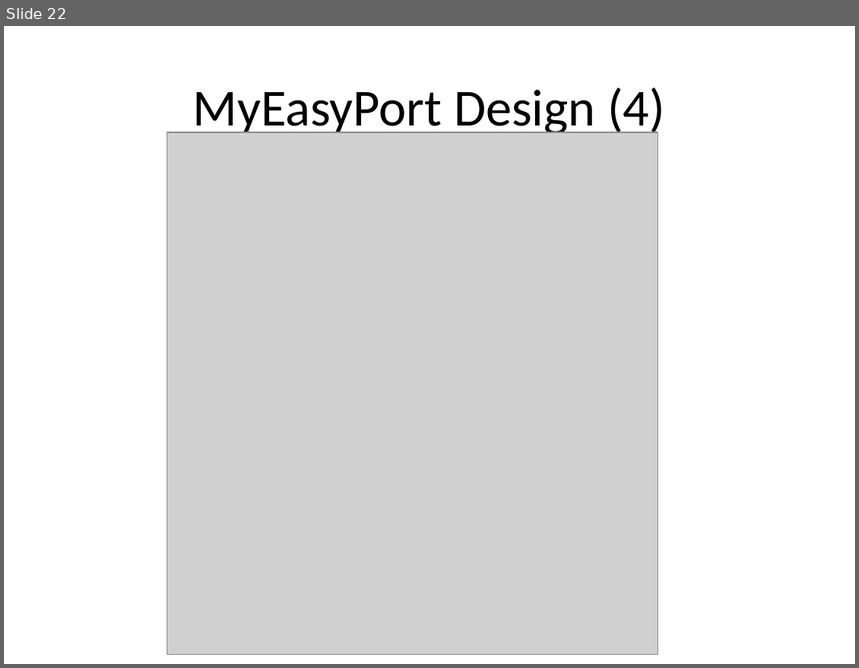
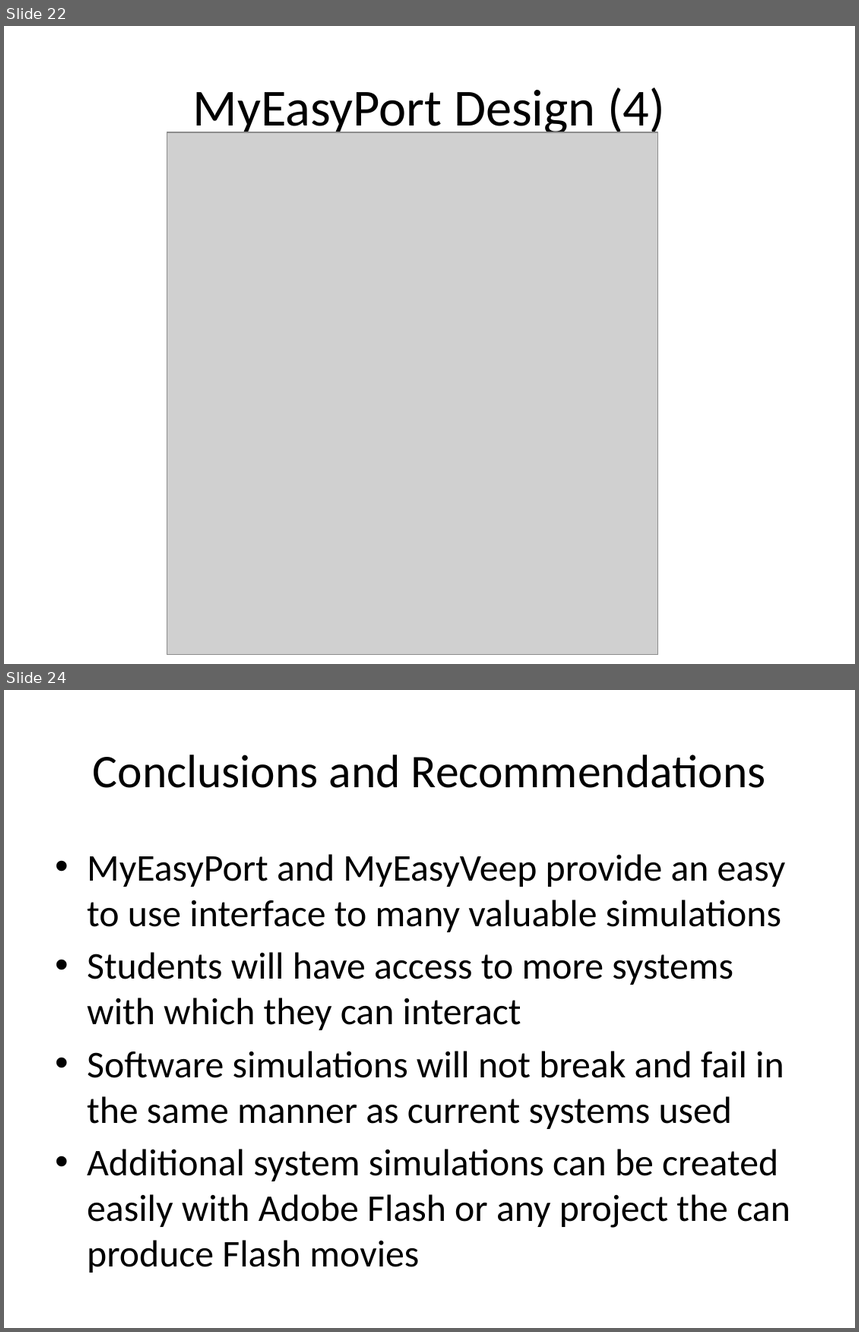
Before and after one commit to benjaminob6/GRP, a slide deck: docs/presentation/Defense.pptx. Shown one above the other, each under a label of ours: slide 22 before the commit, slides 22 and 24 after it; the slides between them are not shown. The pictures are 859x668 and 859x1332 pixels, drawn with LibreOffice and Linux fonts; fonts in the diff are those of the drawing; grey boxes stand for pictures. Boxes give left, top, right and bottom in pixels: in the first picture for what was removed or moved away, otherwise in the second. Text is boxed around its words. In the diff, an @@ line names an element or a change of style, - is before the commit and + after.

```diff
--- a/docs/presentation/Defense.pptx
+++ b/docs/presentation/Defense.pptx
@@ slide 24 added at (4, 690, 855, 1328), background #FFFFFF @@
@@ title added at (93, 755, 766, 788), 39.6 pt, text #000000 @@
+Conclusions and Recommendations
@@ text added at (87, 854, 791, 1273), 32 pt, text #000000 @@
+• MyEasyPort and MyEasyVeep provide an easy to use interface to many valuable simulations
+• Students will have access to more systems with which they can interact
+• Software simulations will not break and fail in the same manner as current systems used
+• Additional system simulations can be created easily with Adobe Flash or any project the can produce Flash movies
```
Also in this commit, not shown: 4 other slides added, 1 other file.
